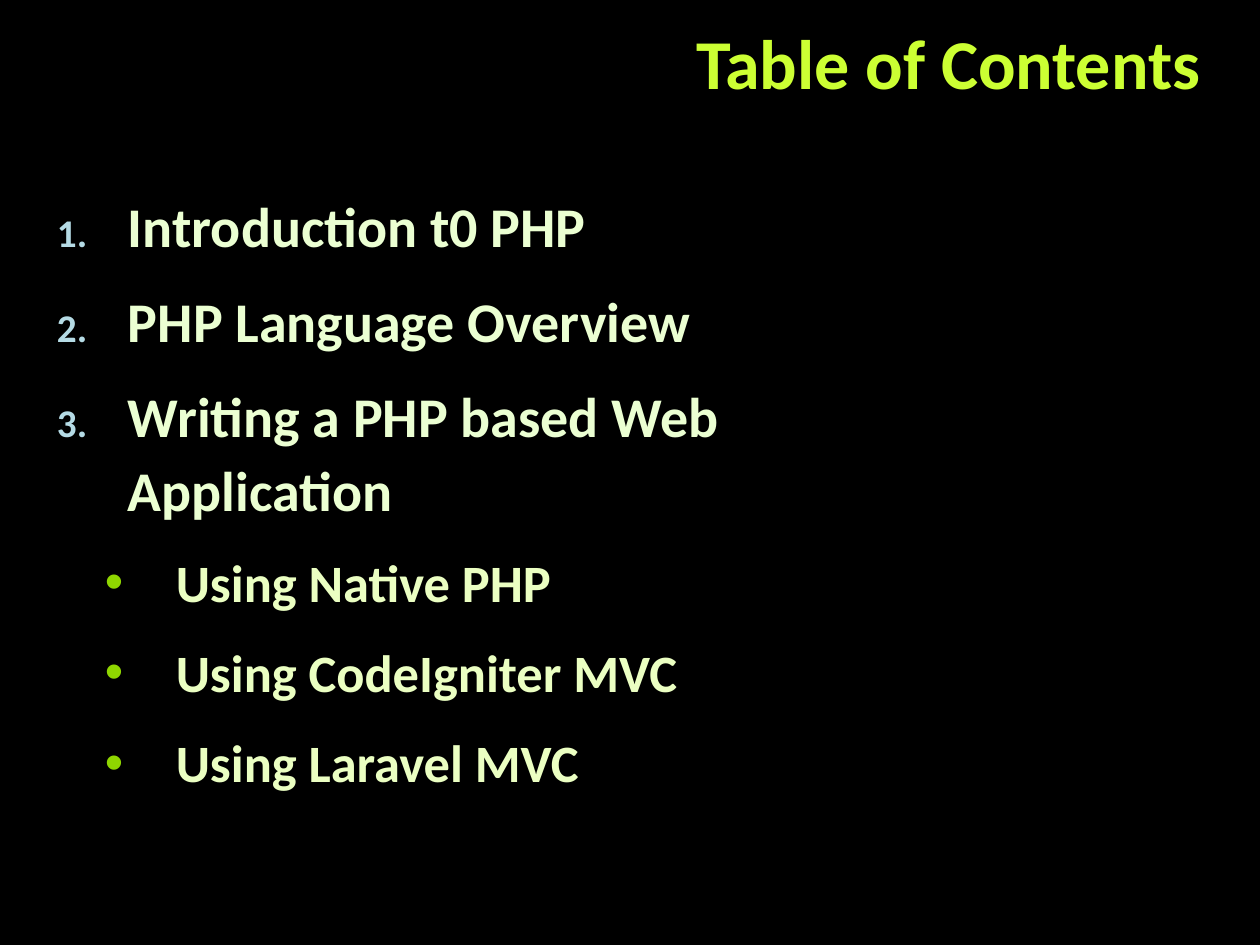
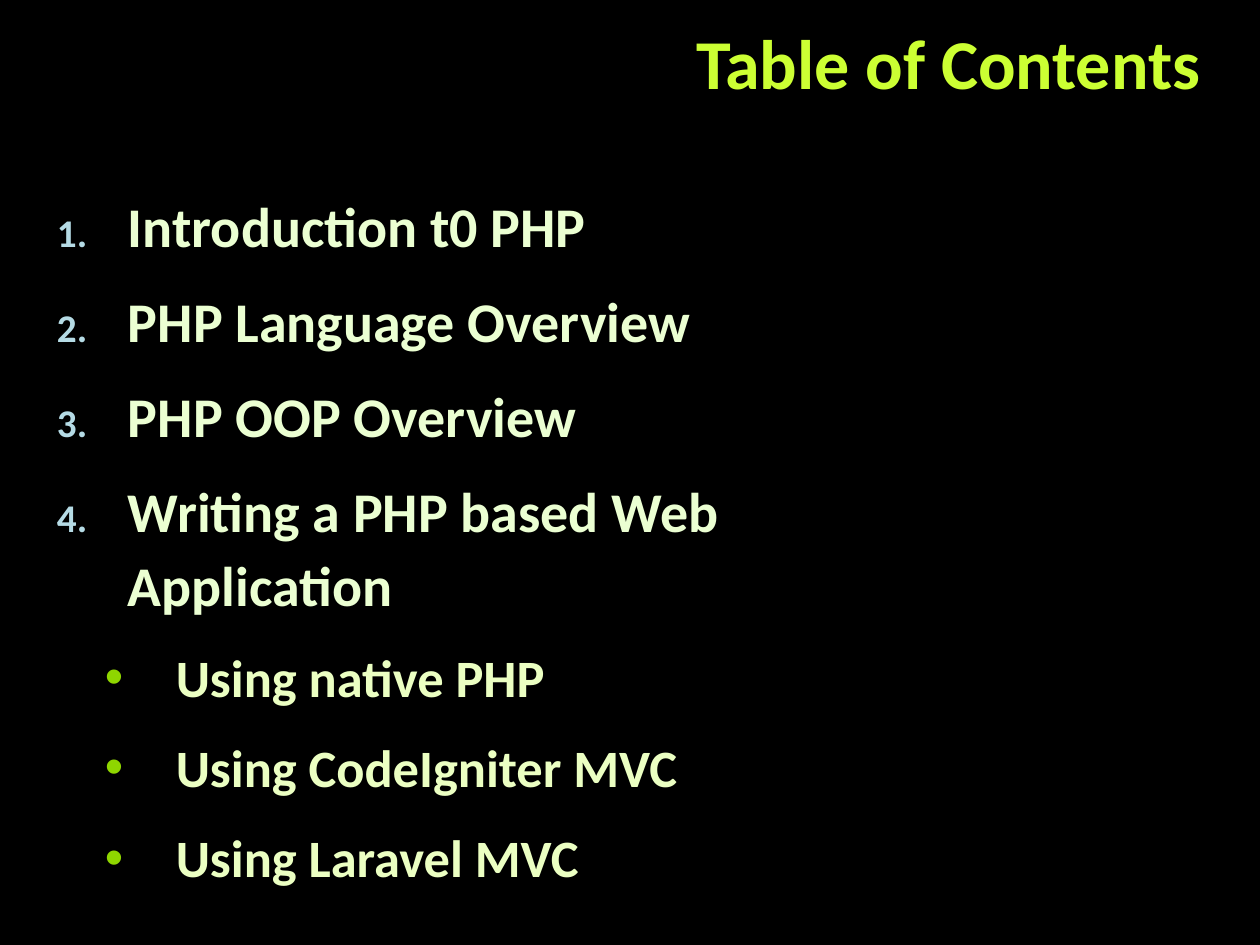
Before and after one commit to tanzhur/PHP_MVC-seminar, a slide deck: slide 2 of PHP_MVC.pptx. Drawn at 1260x945 pixels with LibreOffice and Linux fonts; fonts in the diff are those of the drawing; background and template pictures are left out. Boxes give left, top, right and bottom in pixels: in the first picture for what was removed or moved away, otherwise in the second. Text is boxed around its words. In the diff, an @@ line names an element or a change of style, - is before the commit and + after.

```diff
--- a/PHP_MVC.pptx
+++ b/PHP_MVC.pptx
@@ text at box(128, 397, 576, 438): paragraph added @@
+3. PHP OOP Overview
@@ text at box(176, 660, 545, 706): text changed @@
-  • Using Native PHP
+  • Using native PHP
```
Also in this commit, not shown: 2 other slides changed, 4 slides added, 1 other file.
